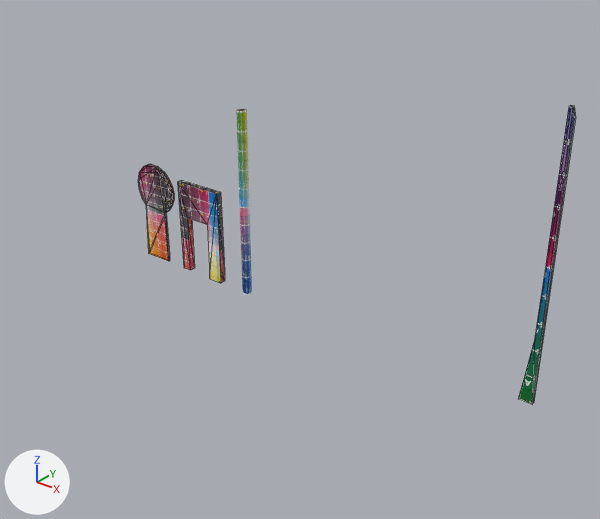
The glTF model public/3d/plstmichel.glb: old version first, new version second.
Rendered twice from a camera (50 mm lens) standing at (10.7, -29.1, 21.1) and looking at (-13.1, 0.7, 2.6). Arrows for +X, +Y and +Z are at lower left; the lights stay in place. Mesh edges are drawn as thin lines on the coarser meshes.

In view in the first picture: 'paal', 'paal2', 'poortje', 'sleutelgat'.
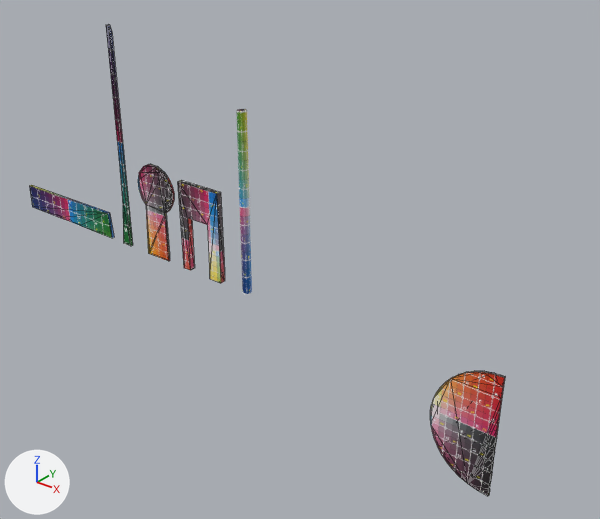
What the commit changed:
Material 'Material' (mat_material) is new.
Its texture is img_testimage3d.
Material 'Material.005' (mat_material_005) is new.
Its texture is img_testimage3d.
Mesh me_beziercurve_004 is new.
It has 72 vertices, 140 faces and spans x -3.03..0.03, y -0.05..0.05, z -3.12..2.84.
It uses material mat_material (picture img_testimage3d).
Mesh me_beziercurve_003 is new.
It has 12 vertices, 20 faces and spans x -4.0..4.17, y 0.0..0.16, z 0.0..1.6.
It uses material mat_material_005 (picture img_testimage3d).
Object 'paal2' (ob_paal2) moves from (0.0, 0.0, 0.0) to (-25.76, 0.0, 0.0).
Object 'halfcircle' (ob_halfcircle) is new; it shows me_beziercurve_004.
Its location is (0.0, -3.06, 0.14).
Object 'rechthoek' (ob_rechthoek) is new; it shows me_beziercurve_003.
Its location is (-31.46, -0.01, 0.05).

What differs and where, as boxes (x1, y1, x2, y2) in the pictures (600 x 519 px):
'halfcircle', added: after (430, 371, 505, 496)
'paal2', moved: before (519, 105, 576, 404); after (106, 24, 133, 246)
'rechthoek', added: after (30, 185, 114, 238)
